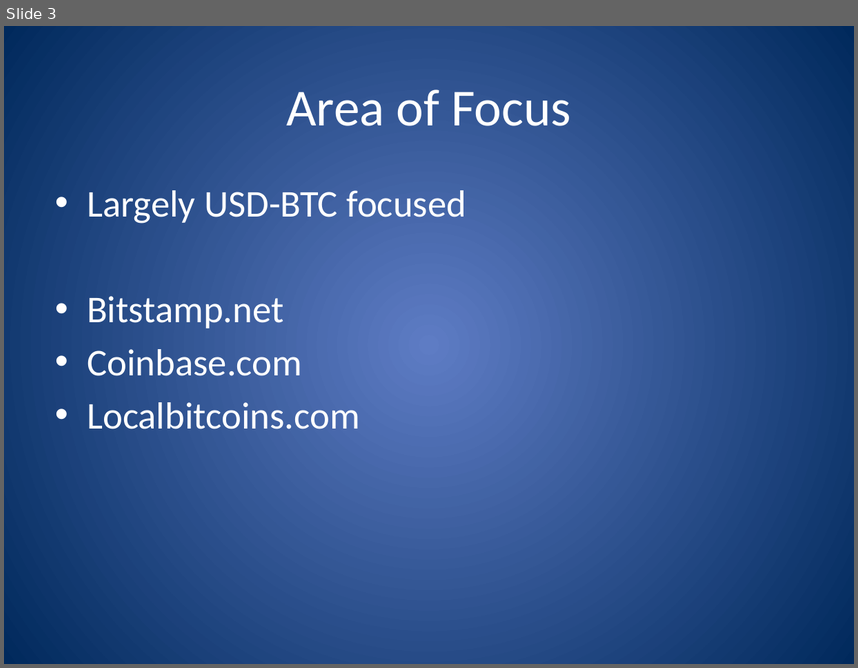
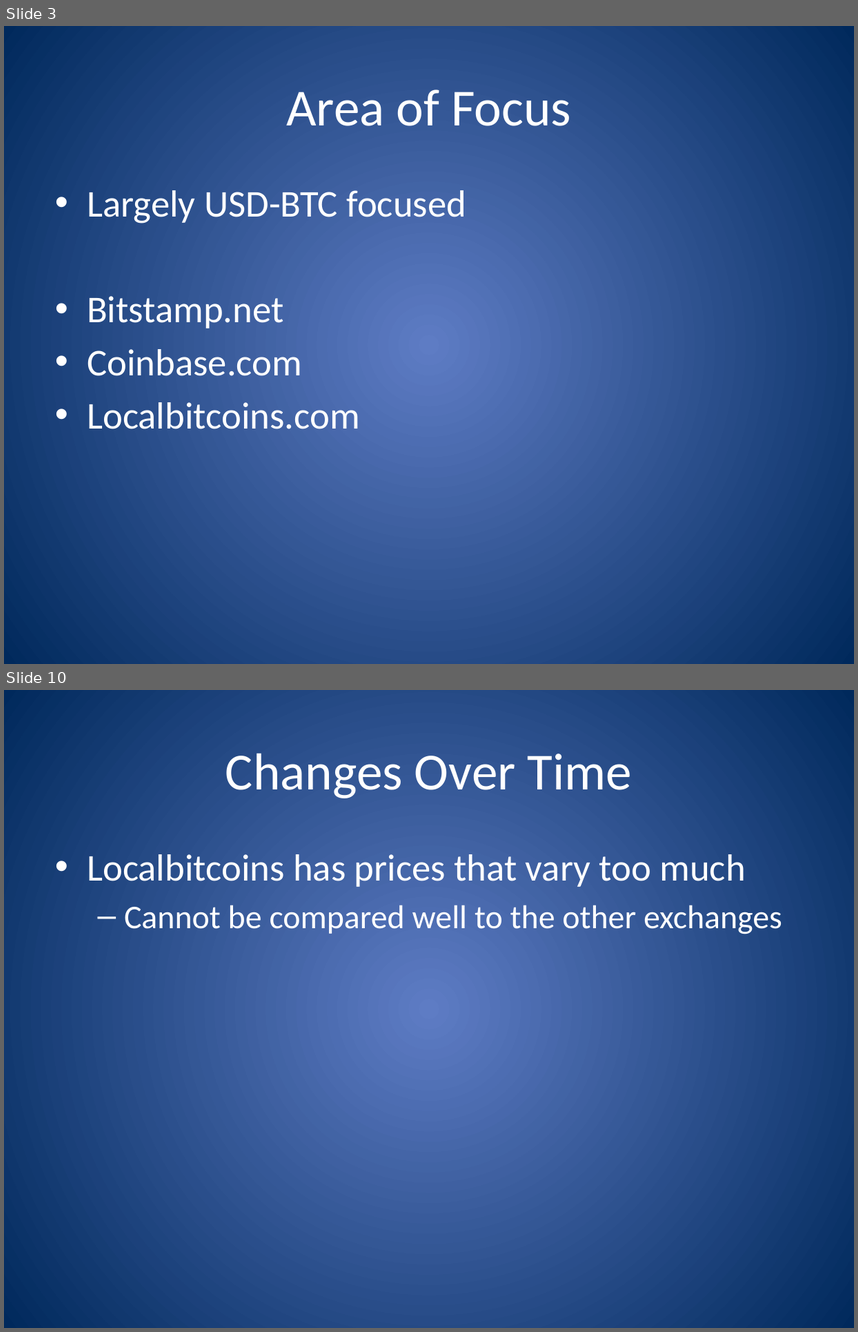
Before and after one commit to UVAqmoore/cccfinal, a slide deck: Presentation Slides.pptx. Shown one above the other, each under a label of ours: slide 3 before the commit, slides 3 and 10 after it; the slides between them are not shown. The pictures are 858x668 and 858x1332 pixels, drawn with LibreOffice and Linux fonts; fonts in the diff are those of the drawing. Boxes give left, top, right and bottom in pixels: in the first picture for what was removed or moved away, otherwise in the second. Text is boxed around its words. In the diff, an @@ line names an element or a change of style, - is before the commit and + after.

```diff
--- a/Presentation Slides.pptx
+++ b/Presentation Slides.pptx
@@ slide 10 added at (4, 690, 854, 1328), background gradient #5E7CC5 to #00295C @@
@@ title added at (225, 753, 632, 798), 44 pt, text #FFFFFF @@
+Changes Over Time
@@ text added at (87, 854, 782, 934), 28 pt, text #FFFFFF @@
+• Localbitcoins has prices that vary too much
+  – Cannot be compared well to the other exchanges
```
Also in this commit, not shown: 4 slides changed, 2 other slides added.
